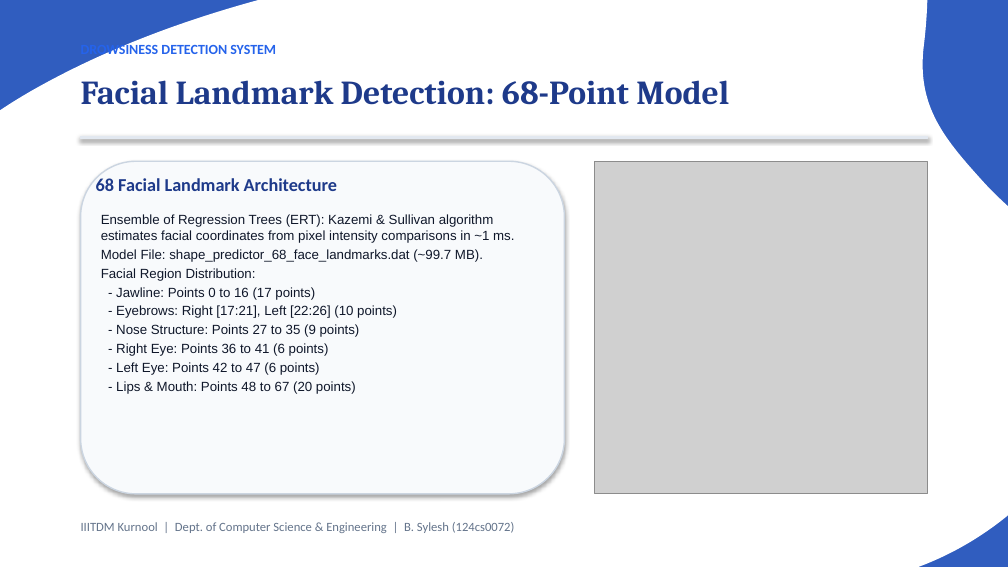
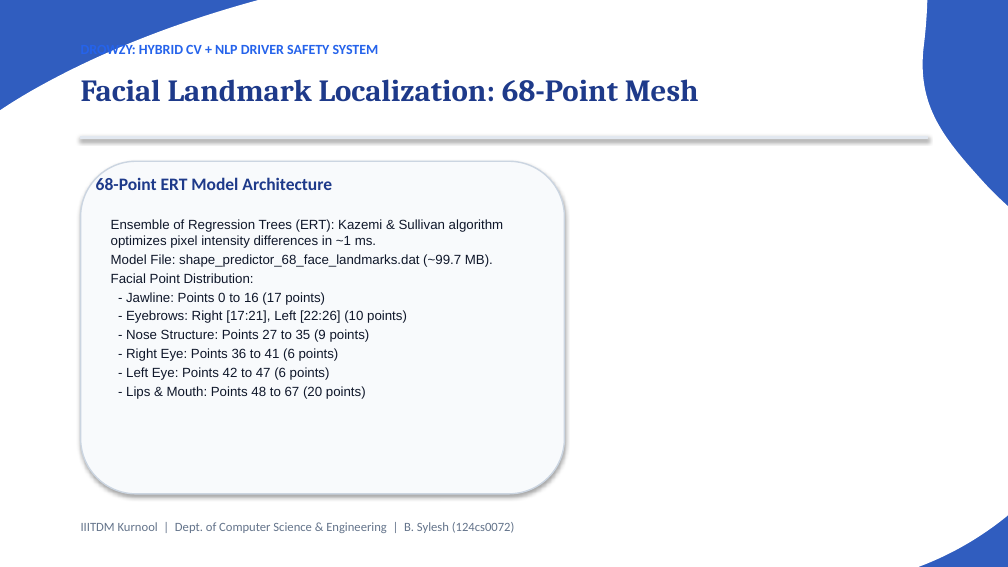
Before and after one commit to iotaaw/Drozy, a slide deck: slide 8 of Drowsiness_Detection_Presentation.pptx (slide 10 before the commit). Drawn at 1008x567 pixels with LibreOffice and Linux fonts; fonts in the diff are those of the drawing; grey boxes stand for pictures. Boxes give left, top, right and bottom in pixels: in the first picture for what was removed or moved away, otherwise in the second. Text is boxed around its words. In the diff, an @@ line names an element or a change of style, - is before the commit and + after.

Commit message:
Add Drowzy NLP driver safety project

```diff
--- a/Drowsiness_Detection_Presentation.pptx
+++ b/Drowsiness_Detection_Presentation.pptx
@@ text at <box>81,42,379,58</box>: text changed @@
-DROWSINESS DETECTION SYSTEM
+DROWZY: HYBRID CV + NLP DRIVER SAFETY SYSTEM
@@ text at <box>81,79,699,102</box>: text changed; size 24 to 22 pt @@
-Facial Landmark Detection: 68-Point Model
+Facial Landmark Localization: 68-Point Mesh
@@ text at <box>96,176,332,190</box>: text changed; size 13 to 12.5 pt @@
-68 Facial Landmark Architecture
+68-Point ERT Model Architecture
@@ picture removed at <box>595,161,927,494</box> @@
@@ text at <box>111,219,504,248</box>: text changed @@
-Ensemble of Regression Trees (ERT): Kazemi & Sullivan algorithm estimates facial coordinates from pixel intensity comparisons in ~1 ms.
+Ensemble of Regression Trees (ERT): Kazemi & Sullivan algorithm optimizes pixel intensity differences in ~1 ms.
@@ text at <box>111,273,254,283</box>: text changed @@
-Facial Region Distribution:
+Facial Point Distribution:
```
Also in this commit, not shown: 9 other slides changed, 13 slides added, 8 slides removed, 23 other files.
